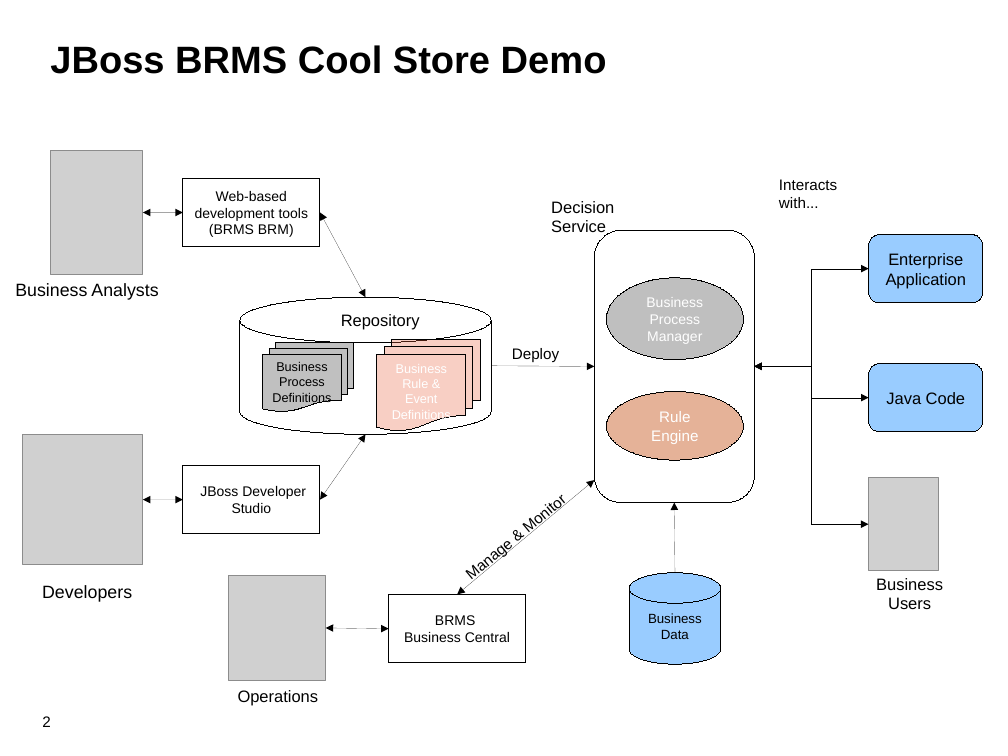
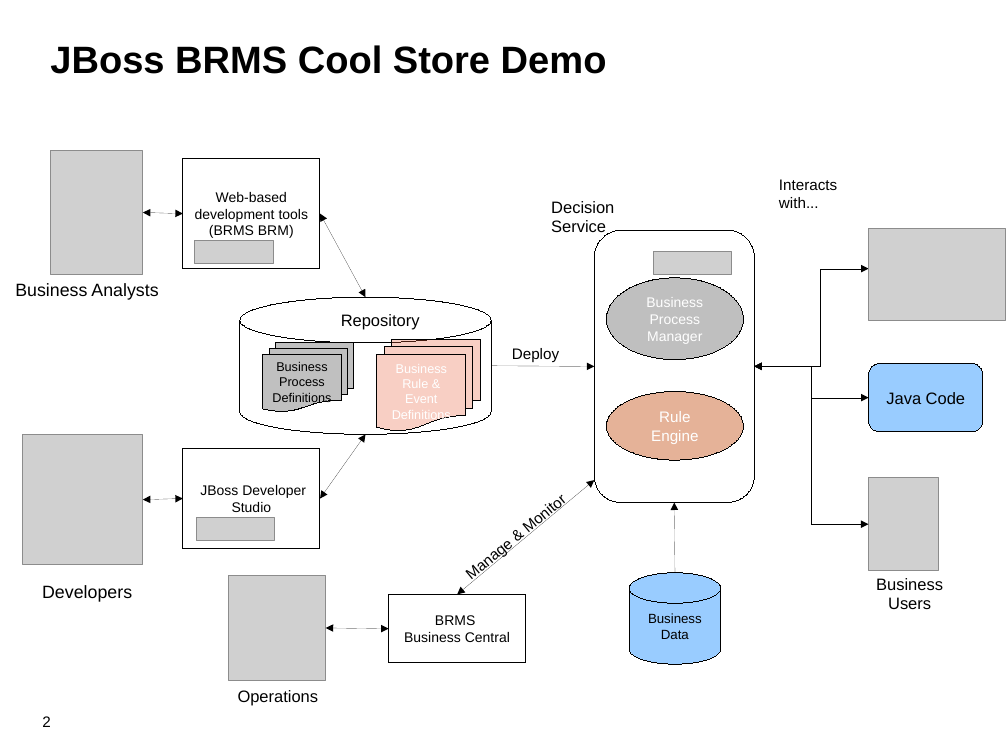
Before and after one commit to jbossdemocentral/brms-coolstore-demo, a slide deck: slide 2 of Demo Overview.odp. Drawn at 1008x756 pixels with LibreOffice and Linux fonts; fonts in the diff are those of the drawing; grey boxes stand for pictures; background and template pictures are left out. Boxes give left, top, right and bottom in pixels: in the first picture for what was removed or moved away, otherwise in the second. Text is boxed around its words. In the diff, an @@ line names an element or a change of style, - is before the commit and + after.

```diff
--- a/Demo Overview.odp
+++ b/Demo Overview.odp
@@ rectangle "Web-based development tools": place and size @@
-rectangle "Web-based development tools" at [183, 178, 320, 247]
+rectangle "Web-based development tools" at [183, 159, 320, 269]
@@ rounded rectangle removed at [869, 234, 983, 303] @@
-Enterprise Application
@@ picture added at [869, 229, 1006, 320] @@
@@ picture added at [195, 241, 273, 263] @@
@@ picture added at [654, 252, 732, 274] @@
@@ elbow double arrow (755, 367) - (869, 269): route changed @@
@@ rectangle "JBoss Developer Studio": place and size @@
-rectangle "JBoss Developer Studio" at [183, 466, 320, 534]
+rectangle "JBoss Developer Studio" at [183, 449, 320, 549]
@@ picture added at [197, 518, 274, 541] @@
```
Also in this commit, not shown: 1 other file.
